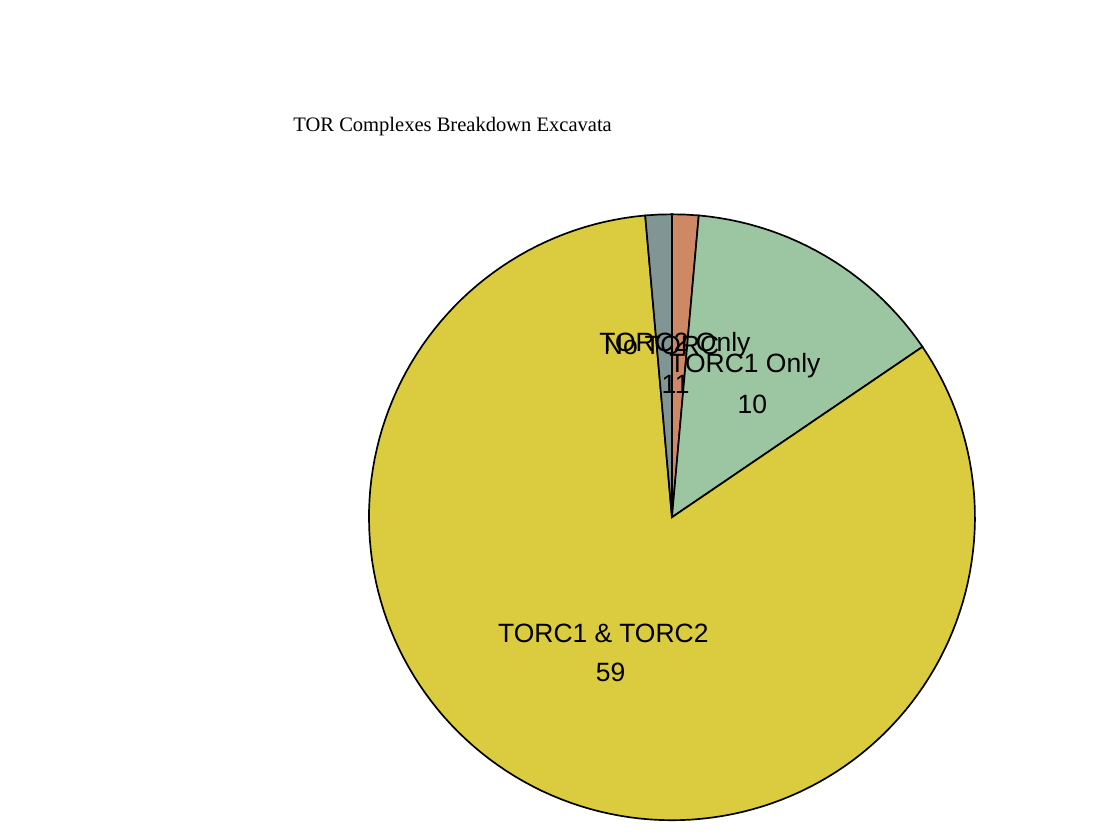
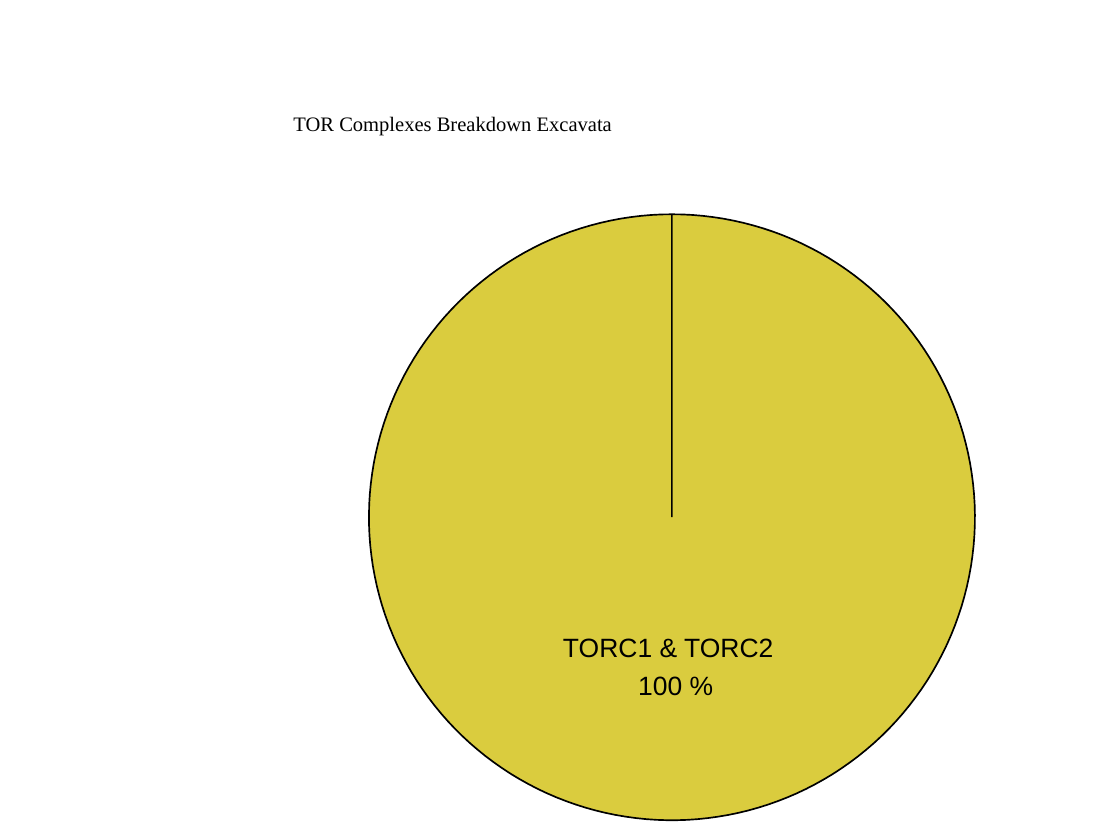
Before and after one commit to Dellaraam/TOR_phylogenetics, a slide deck: slide 1 of Images/Figures_PPT/ComponentsExcavataPieChart.pptx. Drawn at 1120x840 pixels with LibreOffice and Linux fonts; fonts in the diff are those of the drawing. Boxes give left, top, right and bottom in pixels: in the first picture for what was removed or moved away, otherwise in the second. Text is boxed around its words. In the diff, an @@ line names an element or a change of style, - is before the commit and + after.

```diff
--- a/Images/Figures_PPT/ComponentsExcavataPieChart.pptx
+++ b/Images/Figures_PPT/ComponentsExcavataPieChart.pptx
@@ freeform shape at box(368, 214, 974, 820): outline redrawn @@
@@ group removed at box(596, 214, 923, 682): 7 texts, 3 freeform shapes @@
-TORC2 Only
-1
-TORC1 Only
-10
-59
-No TORC
-1
@@ text "TORC1 & TORC2": place and size @@
-text "TORC1 & TORC2" at box(498, 623, 708, 643)
+text "TORC1 & TORC2" at box(563, 638, 773, 658)
@@ text added at box(638, 676, 682, 696), 17.1 pt, text #000000 @@
+100 %
```
Also in this commit, not shown: 47 other files.
